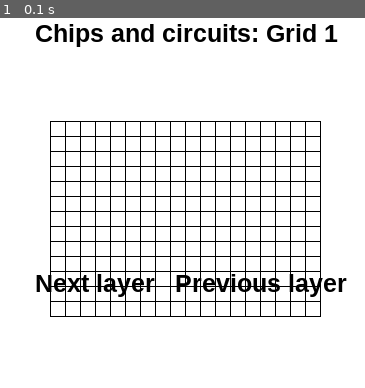
Above: before the commit, frame 1.
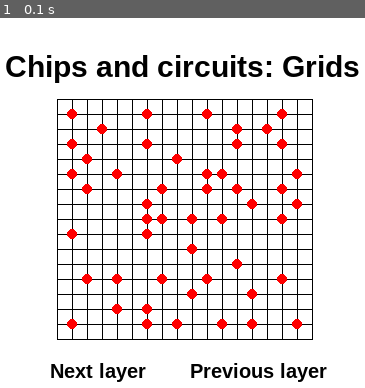
Above: after the commit, the same moment.

Repository: Lesliedao/paprikachips
Game: pygame game, started from pygame_ex.py
The game is run twice, just before and just after one commit, with the same random seed, the same clock (stepped at 60 frames per second) and the same inputs.
Inputs:
- Up to frame 1 (0.1 s): no input

The runs differ from the first frame. In frame 1, 20% of the frame differs, in the area x 1-99%, y 1-99%.

Commit message:
nu met nodes

Diff:
--- a/grid_info.py
+++ b/grid_info.py
@@ -16,6 +16,8 @@
 (28, 8, 7), (29, 8, 9), (30, 8, 11), (31, 8, 15), (32, 9, 1), (33, 9, 6), (34, 10, 9), (35, 11, 12), (36, 12, 2),
 (37, 12, 4), (38, 12, 7), (39, 12, 10), (40, 12, 15), (41, 13, 9), (42, 13, 13), (43, 14, 4), (44, 14, 6), (45, 15, 1),
 (46, 15, 6), (47, 15, 8), (48, 15, 11), (49, 15, 13), (50, 15, 16)]
+
+
 
 # Lists met de nodes die met elkaar verbonden moeten worden.
 # Chip 1
--- a/pygame_ex.py
+++ b/pygame_ex.py
@@ -39,49 +39,54 @@
     # Zet de achtergrond van de visualisatie op wit.
     screen.fill(WHITE)
 
-    def makegrid(blocks_x, blocks_y):
+    # Maakt de verschillende teksten op het scherm aan.
+    font_title = pygame.font.SysFont('Helvetica', 30, True, False)
+    font_other = pygame.font.SysFont('Helvetica', 20, True, False)
+    text_title = font_title.render("Chips and circuits: Grids", True, BLACK)
+    text_next = font_other.render("Next layer", True, BLACK)
+    text_prev = font_other.render("Previous layer", True, BLACK)
+
+    def make_grid(blocks_x, blocks_y, node_list):
         line_length_hor = blocks_x * 15
         line_length_vert = blocks_y * 15
         line_counter = 0
 
-        # Bepalen van de start en eindpunten van de lijnen.
-        pointx = (screenwidth - line_length_hor) / 2 # 65
-        startpointy = (screenlength - line_length_vert) / 2 # 152,5
-        endpointy = screenlength - startpointy # 347,5
+        # Bepalen van de banners rond de grid.
+        banner_left = (screenwidth - line_length_hor) / 2 # 65
+        banner_right = screenwidth - banner_left # 335
+        banner_top = (screenlength - line_length_vert) / 2 # 152,5
+        banner_bottom = screenlength - banner_top # 347,5
 
         # While loop voor de lijnen op de x-as, dus de verticale lijnen.
+        x_start = banner_left
         while line_counter != (blocks_x + 1):
-            pygame.draw.line(screen, BLACK, [pointx, startpointy], [pointx, endpointy])
-            pointx = pointx + 15
+            pygame.draw.line(screen, BLACK, [x_start, banner_top], [x_start, banner_bottom])
+            x_start = x_start + 15
             line_counter = line_counter + 1
 
-
+        # While loop voor de lijnen op de y-as, dus de horizontale lijnen.
         line_counter = 0
-
-        # Bepalen van de start en eindpunten van de lijnen.
-        pointy = (screenlength - line_length_vert) / 2 # 152,5
-        startpointx = (screenwidth - line_length_hor) / 2 # 65
-        endpointx = screenwidth - startpointx # 335
-
-        # While loop voor de lijnen op de y-as, dus de horizontale lijnen.
+        y_start = banner_top
         while line_counter != (blocks_y + 1):
-            pygame.draw.line(screen, BLACK, [startpointx, pointy], [endpointx, pointy])
-            pointy = pointy + 15
+            pygame.draw.line(screen, BLACK, [banner_left, y_start], [banner_right, y_start])
+            y_start = y_start + 15
             line_counter = line_counter + 1
 
+        # Zet de verschillende texten op de juiste plek (MOET NOG AAN GRID WORDEN AANGEPAST).
+        screen.blit(text_title, [20, (banner_top - 50)])
+        screen.blit(text_next, [65, (banner_top + line_length_vert + 20)])
+        screen.blit(text_prev, [(screenwidth - 195), (banner_top + line_length_vert + 20)])
+
+        # Zet de nodes op de grid.
+        for i in node_list:
+            pygame.draw.circle(screen, RED, (int(banner_left + (i[2] * 15)), int(banner_top+ (i[1] * 15))), 5, 0)
+
+
     # Maakt het daadwerkelijke grid met het meegegeven aantal blokjes.
-    makegrid(18, 13)
+    #make_grid(17, 12, grid1)
+    make_grid(17, 16, grid2)
 
-    # Maakt de verschillende teksten op het scherm aan.
-    font = pygame.font.SysFont('Helvetica', 25, True, False)
-    text = font.render("Chips and circuits: Grid 1", True, BLACK)
-    text_next = font.render("Next layer", True, BLACK)
-    text_prev = font.render("Previous layer", True, BLACK)
-
-    # Zet de verschillende texten op de juiste plek (MOET NOG AAN GRID WORDEN AANGEPAST).
-    screen.blit(text, [50, 50])
-    screen.blit(text_next, [50, 300])
-    screen.blit(text_prev, [190, 300])
+    # Geeft de images weer op het scherm.
     pygame.display.flip()
 
     # Iets om later zorgen over te maken (limits the while loop to a max of 60 times per second).
